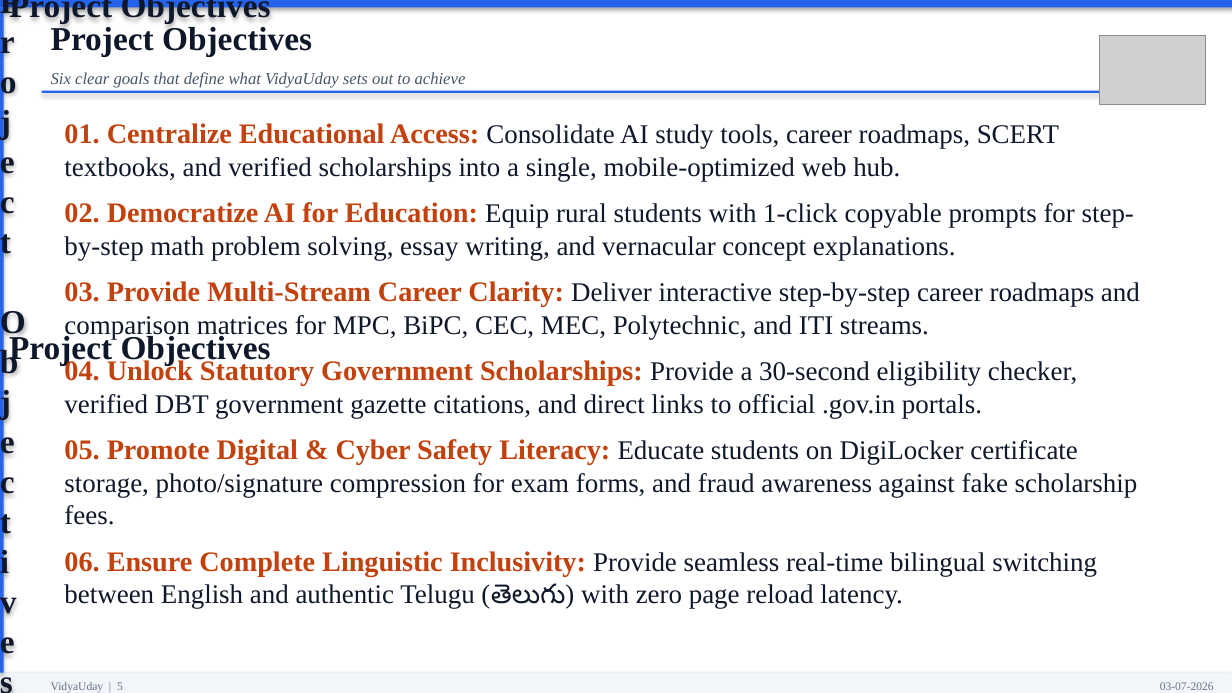
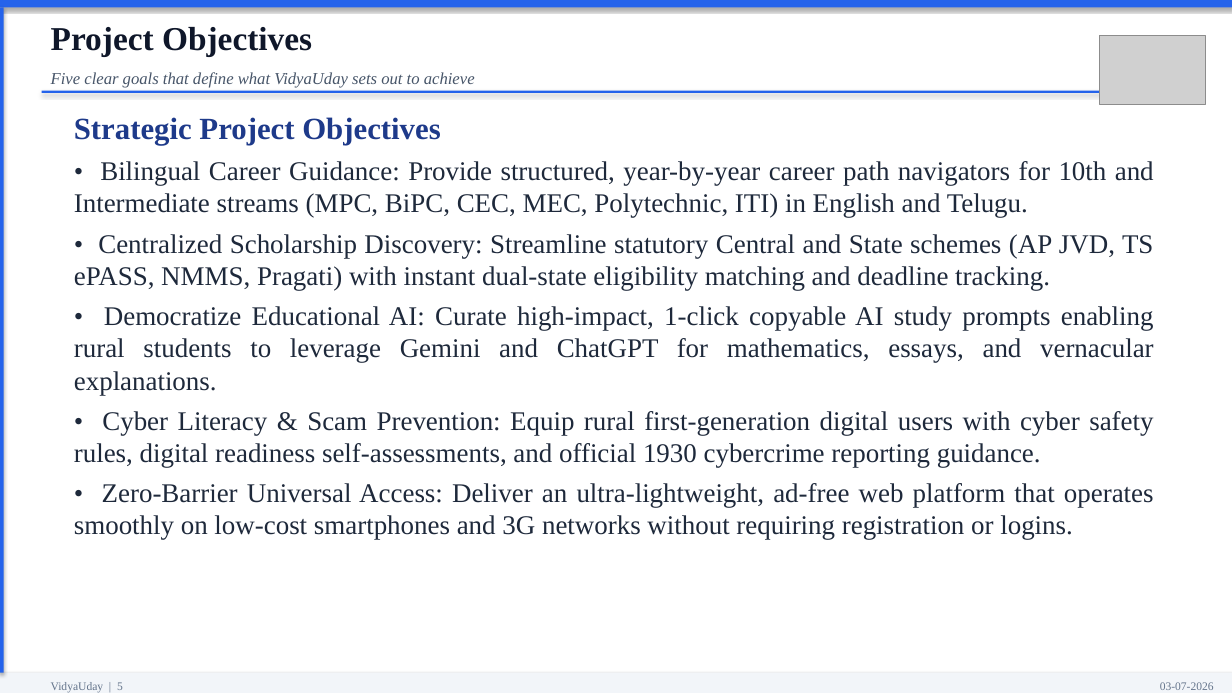
Before and after one commit to ramanakalisetty638-web/VidyaUday, a slide deck: slide 5 of VidyaUday_Official_Review_Presentation.pptx. Drawn at 1232x693 pixels with LibreOffice and Linux fonts; fonts in the diff are those of the drawing; grey boxes stand for pictures. Boxes give left, top, right and bottom in pixels: in the first picture for what was removed or moved away, otherwise in the second. Text is boxed around its words. In the diff, an @@ line names an element or a change of style, - is before the commit and + after.

Commit message:
Fix PPT: eliminate duplicate text, align and justify all slides, clean template borders, 4 screenshots grid

```diff
--- a/VidyaUday_Official_Review_Presentation.pptx
+++ b/VidyaUday_Official_Review_Presentation.pptx
@@ text in rectangle at <box>9,0,271,23</box>: text removed @@
-Project Objectives
@@ text "Project Objectives" at <box>51,27,312,57</box>: less space between paragraphs @@
@@ text in rectangle at <box>51,24,312,57</box>: text removed @@
-Project Objectives
@@ text at <box>51,72,475,87</box>: text changed @@
-Six clear goals that define what VidyaUday sets out to achieve
+Five clear goals that define what VidyaUday sets out to achieve
@@ text at <box>74,117,1154,540</box>: text changed; text colour #0F172A to #1E293B @@
-01. Centralize Educational Access: Consolidate AI study tools, career roadmaps, SCERT textbooks, and verified scholarships into a single, mobile-optimized web hub.
-02. Democratize AI for Education: Equip rural students with 1-click copyable prompts for step-by-step math problem solving, essay writing, and vernacular concept explanations.
-03. Provide Multi-Stream Career Clarity: Deliver interactive step-by-step career roadmaps and comparison matrices for MPC, BiPC, CEC, MEC, Polytechnic, and ITI streams.
-04. Unlock Statutory Government Scholarships: Provide a 30-second eligibility checker, verified DBT government gazette citations, and direct links to official .gov.in portals.
-05. Promote Digital & Cyber Safety Literacy: Educate students on DigiLocker certificate storage, photo/signature compression for exam forms, and fraud awareness against fake scholarship fees.
-06. Ensure Complete Linguistic Inclusivity: Provide seamless real-time bilingual switching between English and authentic Telugu (తెలుగు) with zero page reload latency.
+Strategic Project Objectives
+• Bilingual Career Guidance: Provide structured, year-by-year career path navigators for 10th and Intermediate streams (MPC, BiPC, CEC, MEC, Polytechnic, ITI) in English and Telugu.
+• Centralized Scholarship Discovery: Streamline statutory Central and State schemes (AP JVD, TS ePASS, NMMS, Pragati) with instant dual-state eligibility matching and deadline tracking.
+• Democratize Educational AI: Curate high-impact, 1-click copyable AI study prompts enabling rural students to leverage Gemini and ChatGPT for mathematics, essays, and vernacular explanations.
+• Cyber Literacy & Scam Prevention: Equip rural first-generation digital users with cyber safety rules, digital readiness self-assessments, and official 1930 cybercrime reporting guidance.
+• Zero-Barrier Universal Access: Deliver an ultra-lightweight, ad-free web platform that operates smoothly on low-cost smartphones and 3G networks without requiring registration or logins.
@@ text in rectangle at <box>121,333,271,366</box>: text removed @@
-Project Objectives
```
Also in this commit, not shown: 15 other slides changed, 1 slide added, 1 slide removed, 1 other file.
